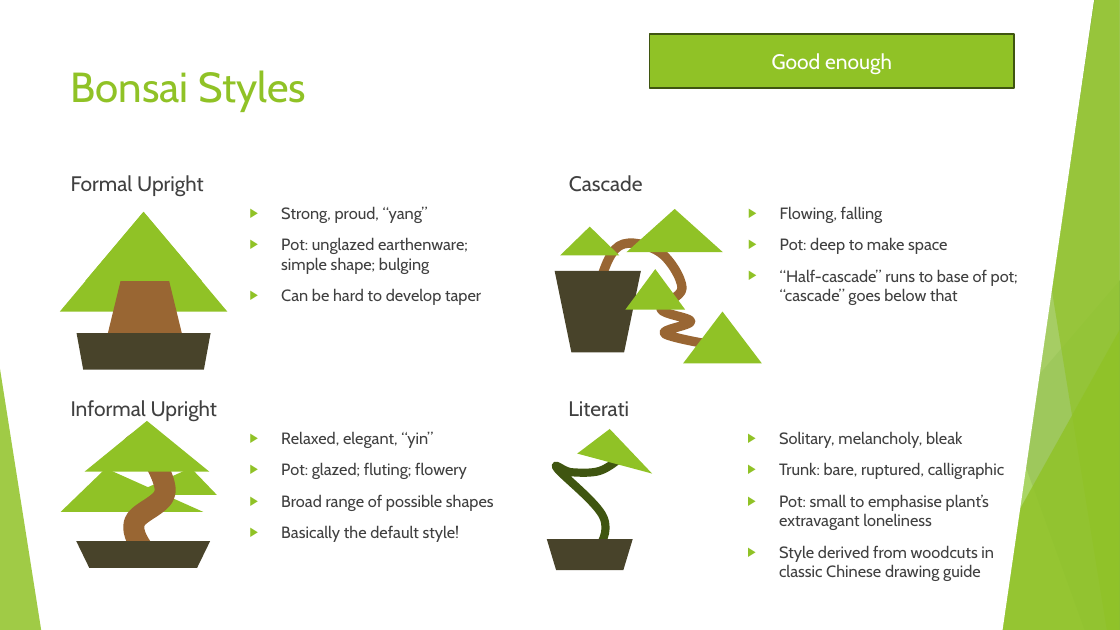
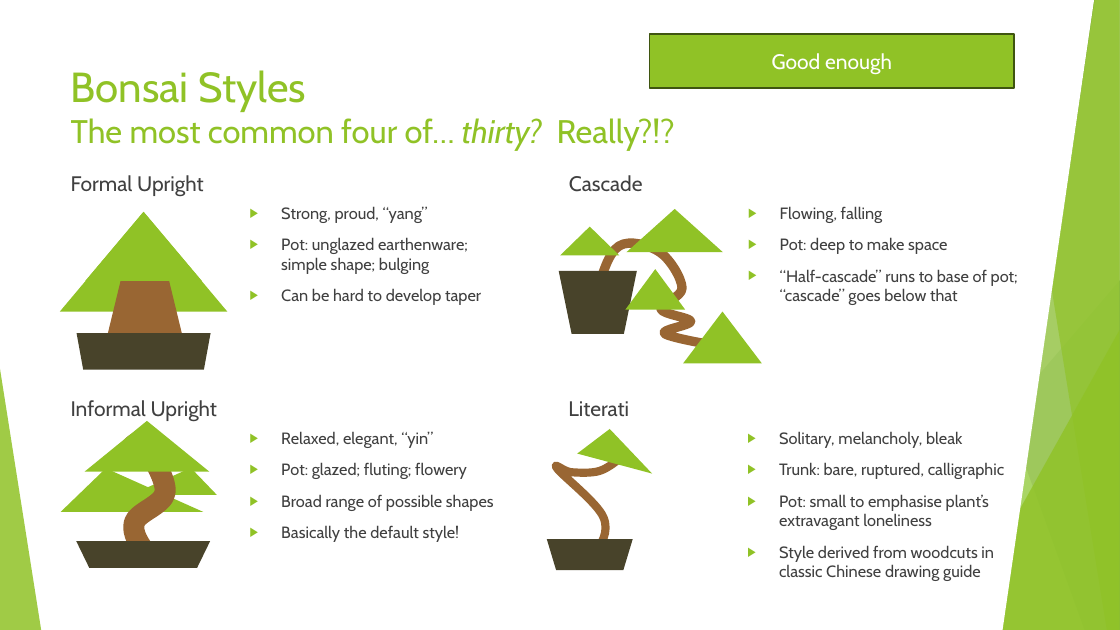
Before and after one commit to AlexLabram/Bonsai, a slide deck: slide 13 of WGCourse/Bonsai On A Budget (running).pptx. Drawn at 1120x630 pixels with LibreOffice and Linux fonts; fonts in the diff are those of the drawing. Boxes give left, top, right and bottom in pixels: in the first picture for what was removed or moved away, otherwise in the second. Text is boxed around its words. In the diff, an @@ line names an element or a change of style, - is before the commit and + after.

Commit message:
Changed slide title bylines to sentence case; looks less awkward Misc fiddles

```diff
--- a/WGCourse/Bonsai On A Budget (running).pptx
+++ b/WGCourse/Bonsai On A Budget (running).pptx
@@ title at [71, 70, 675, 151]: text changed; size 36 to 28 pt @@
-Bonsai Styles
+Bonsai Styles
+The most common four of… thirty? Really?!?
@@ trapezoid: place and size @@
-trapezoid at [555, 271, 641, 353]
+trapezoid at [559, 271, 637, 334]
@@ freeform shape at [556, 452, 623, 556]: outline #3F5511 7 pt to #996633 7 pt @@
```
Also in this commit, not shown: 9 other slides changed.
